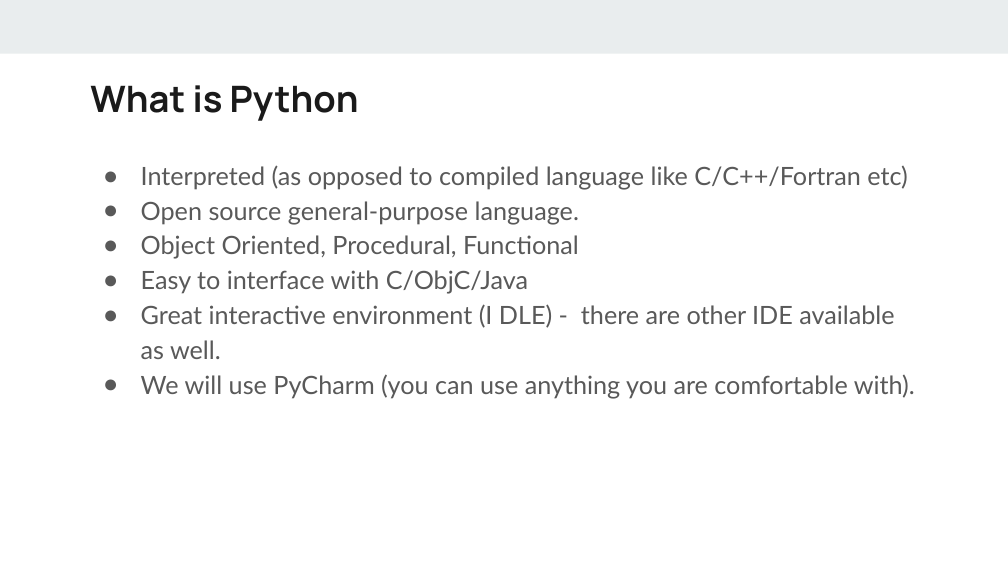
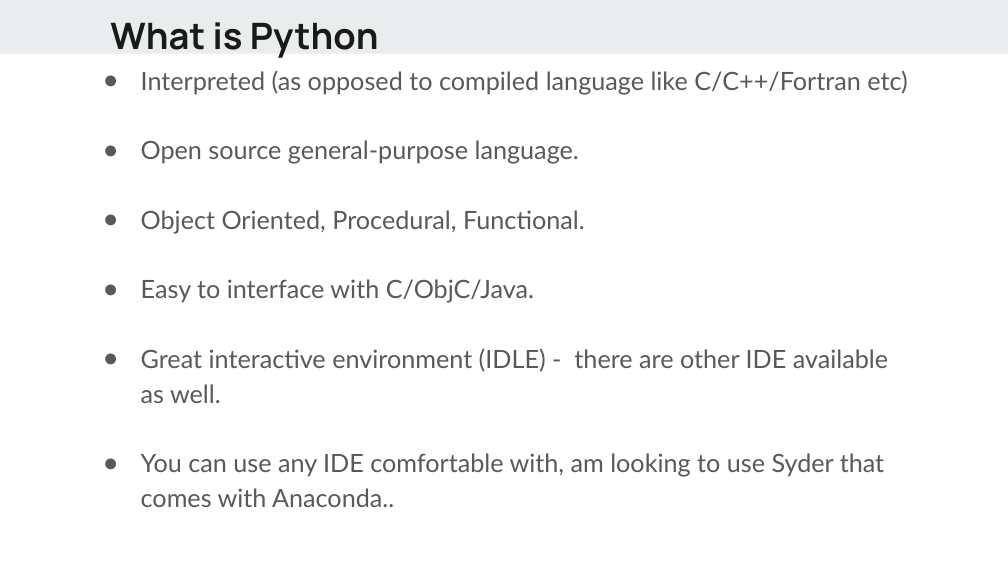
Before and after one commit to alif0/hello_world, a slide deck: slide 13 of lectures/Python - day1.pptx (slide 11 before the commit). Drawn at 1008x567 pixels with LibreOffice and Linux fonts; fonts in the diff are those of the drawing. Boxes give left, top, right and bottom in pixels: in the first picture for what was removed or moved away, otherwise in the second. Text is boxed around its words. In the diff, an @@ line names an element or a change of style, - is before the commit and + after.

```diff
--- a/lectures/Python - day1.pptx
+++ b/lectures/Python - day1.pptx
@@ text "What is Python": place and size @@
-text "What is Python" at [90,85,359,121]
+text "What is Python" at [110,22,379,58]
@@ text "Interpreted (as opposed to compiled ...": place and size @@
-text "Interpreted (as opposed to compiled ..." at [141,165,915,398]
+text "Interpreted (as opposed to compiled ..." at [141,70,907,477]
@@ text at [141,210,888,477]: text changed @@
-● Object Oriented, Procedural, Functional
-● Easy to interface with C/ObjC/Java
-● Great interactive environment (I DLE) - there are other IDE available as well.
-● We will use PyCharm (you can use anything you are comfortable with).
+● Object Oriented, Procedural, Functional.
+● Easy to interface with C/ObjC/Java.
+● Great interactive environment (IDLE) - there are other IDE available as well.
+● You can use any IDE comfortable with, am looking to use Syder that comes with Anaconda..
```
Also in this commit, not shown: 11 other slides changed, 8 slides added, 11 slides removed.
